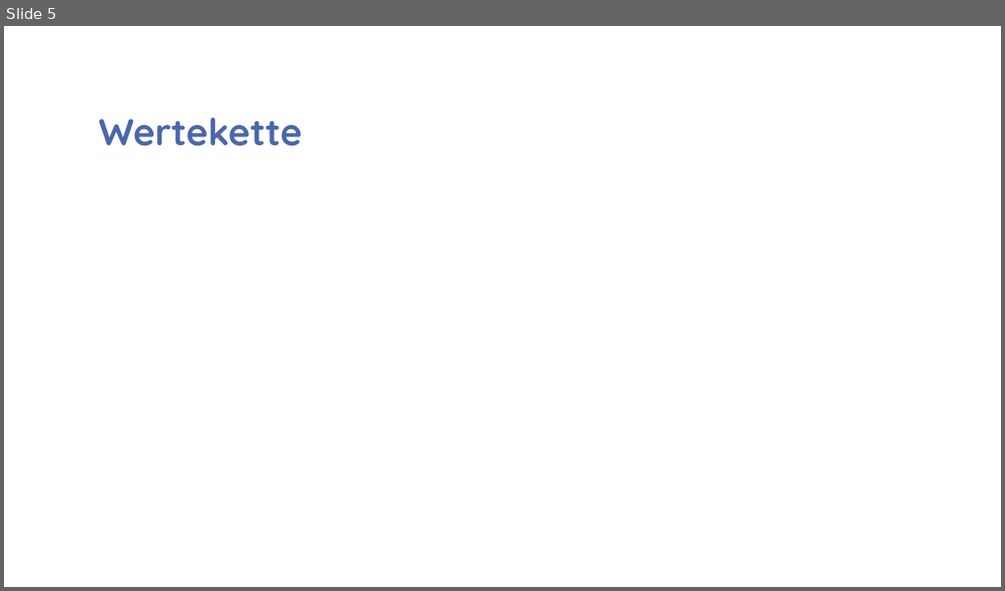
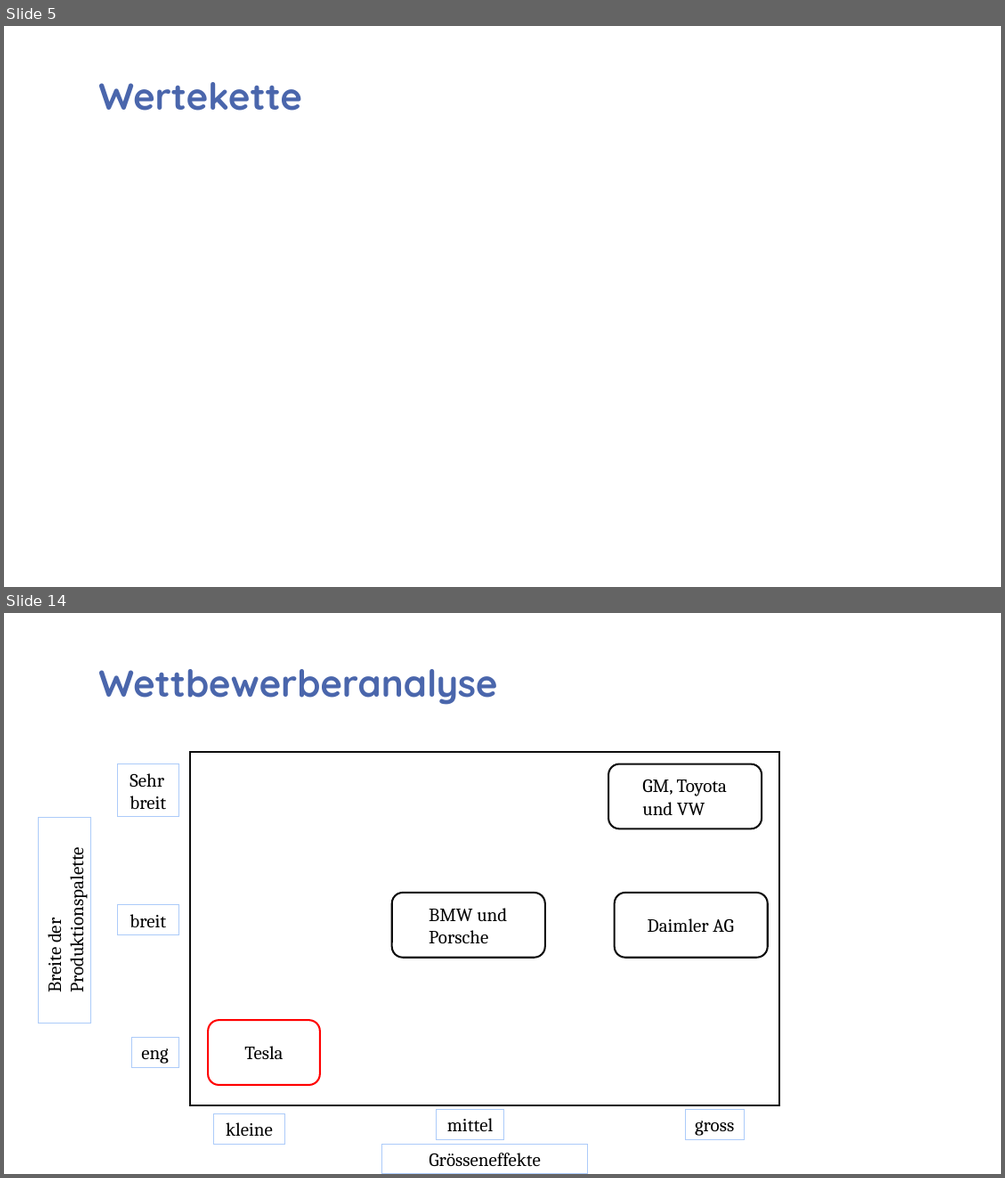
Before and after one commit to Nathan937/ManagementS4, a slide deck: Documents FIN/Présentation_Tesla.pptx. Shown one above the other, each under a label of ours: slide 5 before the commit, slides 5 and 14 after it; the slides between them are not shown. The pictures are 1005x591 and 1005x1178 pixels, drawn with LibreOffice and Linux fonts; fonts in the diff are those of the drawing; background and template pictures are left out. Boxes give left, top, right and bottom in pixels: in the first picture for what was removed or moved away, otherwise in the second. Text is boxed around its words. In the diff, an @@ line names an element or a change of style, - is before the commit and + after.

```diff
--- a/Documents FIN/Présentation_Tesla.pptx
+++ b/Documents FIN/Présentation_Tesla.pptx
@@ slide 14 added at (4,613,1001,1174), background picture (left out) @@
@@ title added at (98,669,497,705), 36 pt, text #4A66AC, bold @@
+Wettbewerberanalyse
@@ rectangle added at (118,764,179,817), outline #ACCBF9 0.75 pt, 18 pt, text #000000 @@
+Sehr breit
@@ rectangle added at (190,752,778,1105), outline #0D0D0D 2 pt @@
@@ rounded rectangle added at (608,764,761,829), outline #0D0D0D 1.75 pt @@
@@ text added at (642,779,727,815), 18 pt, text #000000 @@
+GM, Toyota und VW
@@ rectangle added at (38,817,91,1023), outline #ACCBF9 0.75 pt, 18 pt, text #000000 @@
+Breite der Produktionspalette
@@ rectangle added at (118,905,179,934), outline #ACCBF9 0.75 pt, 18 pt, text #000000 @@
+breit
@@ rounded rectangle added at (392,892,545,957), outline #0D0D0D 1.75 pt @@
@@ rounded rectangle added at (615,892,768,957), outline #0D0D0D 1.75 pt @@
@@ text added at (429,908,507,943), 18 pt, text #000000 @@
+BMW und Porsche
@@ text added at (647,918,734,932), 18 pt, text #000000 @@
+Daimler AG
@@ rectangle added at (131,1037,178,1067), outline #ACCBF9 0.75 pt, 18 pt, text #000000 @@
+eng
@@ rounded rectangle added at (208,1020,320,1085), outline #FF0000 1.75 pt @@
@@ text added at (244,1046,283,1059), 18 pt, text #000000 @@
+Tesla
@@ rectangle added at (214,1113,284,1143), outline #ACCBF9 0.75 pt, 18 pt, text #000000 @@
+kleine
@@ rectangle added at (437,1110,504,1140), outline #ACCBF9 0.75 pt, 18 pt, text #000000 @@
+mittel
@@ rectangle added at (685,1110,744,1140), outline #ACCBF9 0.75 pt, 18 pt, text #000000 @@
+gross
@@ rectangle added at (381,1144,588,1174), outline #ACCBF9 0.75 pt, 18 pt, text #000000 @@
+Grösseneffekte
@@ slide 5 changed as well @@
@@ title "Wertekette": place and size @@
-title "Wertekette" at (98,118,302,146)
+title "Wertekette" at (98,82,302,111)
```
Also in this commit, not shown: 3 other slides changed, 8 other slides added, 1 other file.
